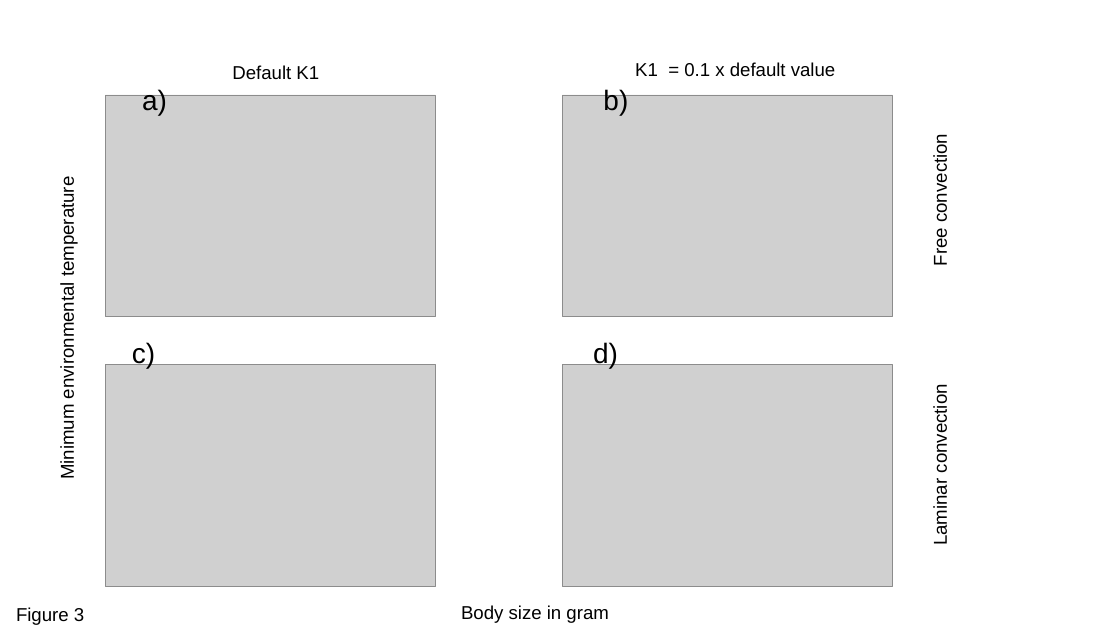
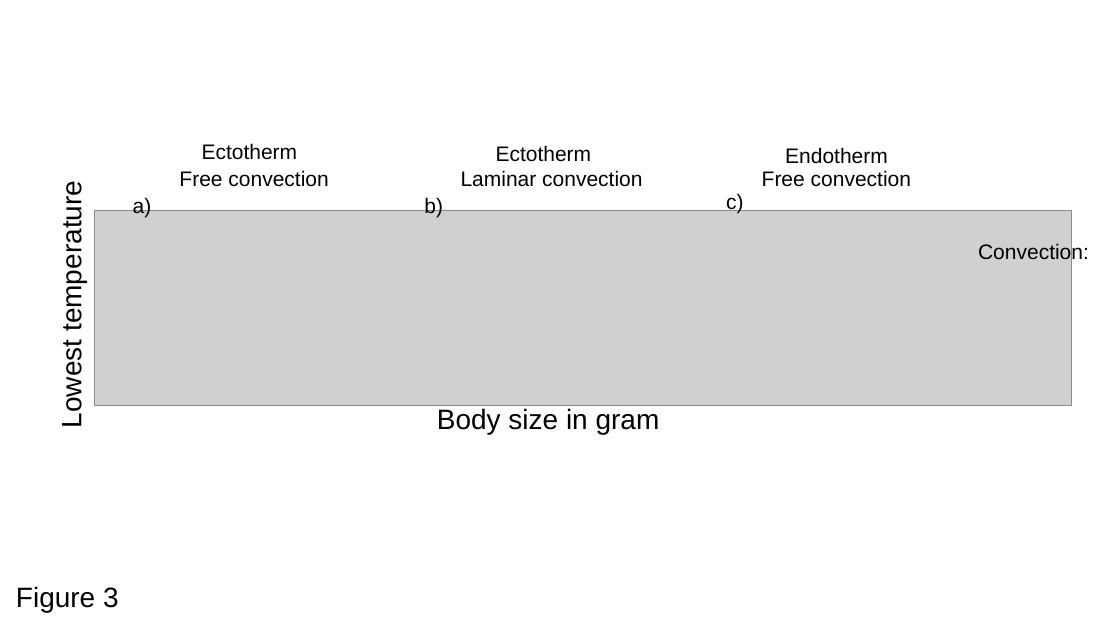
Before and after one commit to ramiadantsoa/energy_budget, a slide deck: slide 3 of ms_fig.pptx (slide 1 before the commit). Drawn at 1120x630 pixels with LibreOffice and Linux fonts; fonts in the diff are those of the drawing; grey boxes stand for pictures. Boxes give left, top, right and bottom in pixels: in the first picture for what was removed or moved away, otherwise in the second. Text is boxed around its words. In the diff, an @@ line names an element or a change of style, - is before the commit and + after.

Commit message:
powerpoint and pdf version of the figures

```diff
--- a/ms_fig.pptx
+++ b/ms_fig.pptx
@@ text removed at <box>232,65,319,79</box> @@
-Default K1
@@ text removed at <box>635,62,836,77</box> @@
-K1 = 0.1 x default value
@@ picture removed at <box>105,95,435,317</box> @@
@@ picture removed at <box>562,95,892,317</box> @@
@@ text added at <box>202,143,298,160</box>, 18 pt, text #000000 @@
+Ectotherm
@@ text added at <box>496,145,592,162</box>, 18 pt, text #000000 @@
+Ectotherm
@@ text added at <box>785,147,888,164</box>, 18 pt, text #000000 @@
+Endotherm
@@ text "Free convection": place and size @@
-text "Free convection" at <box>930,142,951,265</box>
+text "Free convection" at <box>179,170,328,187</box>
@@ text "Free convection" at <box>179,170,328,187</box>: size 16 to 18 pt; rotation 270 to 0 degrees @@
@@ text "Laminar convection" at <box>461,170,642,187</box>: size 16 to 18 pt; rotation 270 to 0 degrees @@
@@ text "Laminar convection": place and size @@
-text "Laminar convection" at <box>930,392,951,543</box>
+text "Laminar convection" at <box>461,170,642,187</box>
@@ text added at <box>762,170,911,187</box>, 18 pt, text #000000 @@
+Free convection
@@ text at <box>56,196,87,426</box>: text changed; size 16 to 24 pt @@
-Minimum environmental temperature
+Lowest temperature
@@ text "a)": place and size @@
-text "a)" at <box>142,88,167,115</box>
+text "a)" at <box>133,196,152,217</box>
@@ text "b)": place and size @@
-text "b)" at <box>603,88,628,115</box>
+text "b)" at <box>424,196,443,217</box>
@@ size 24 to 18 pt in 3 elements at <box>133,196,152,217</box>, <box>424,196,443,217</box>, <box>726,193,743,214</box> @@
@@ text "c)": place and size @@
-text "c)" at <box>132,342,155,368</box>
+text "c)" at <box>726,193,743,214</box>
@@ picture added at <box>94,210,1071,406</box> @@
@@ text added at <box>978,242,1089,263</box>, 18 pt, text #000000 @@
+Convection:
@@ text removed at <box>593,342,618,368</box> @@
-d)
@@ picture removed at <box>105,365,435,586</box> @@
@@ picture removed at <box>562,365,892,586</box> @@
@@ text "Body size in gram": place and size @@
-text "Body size in gram" at <box>461,605,608,623</box>
+text "Body size in gram" at <box>437,408,660,435</box>
@@ text "Body size in gram" at <box>437,408,660,435</box>: size 16 to 24 pt @@
@@ text "Figure 3" at <box>16,586,119,612</box>: size 16 to 24 pt @@
@@ text "Figure 3": place and size @@
-text "Figure 3" at <box>16,607,84,625</box>
+text "Figure 3" at <box>16,586,119,612</box>
```
Also in this commit, not shown: 4 slides added, 4 slides removed, 1 other file.
